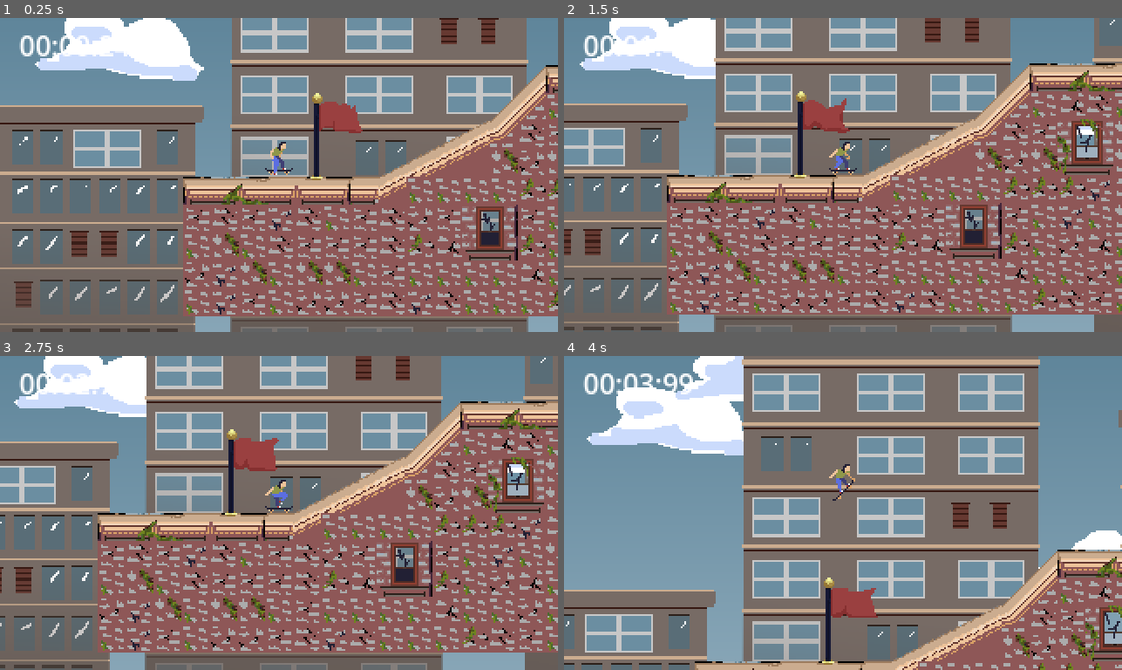
Above: before the commit, frames 1-4 (two rows, left to right).
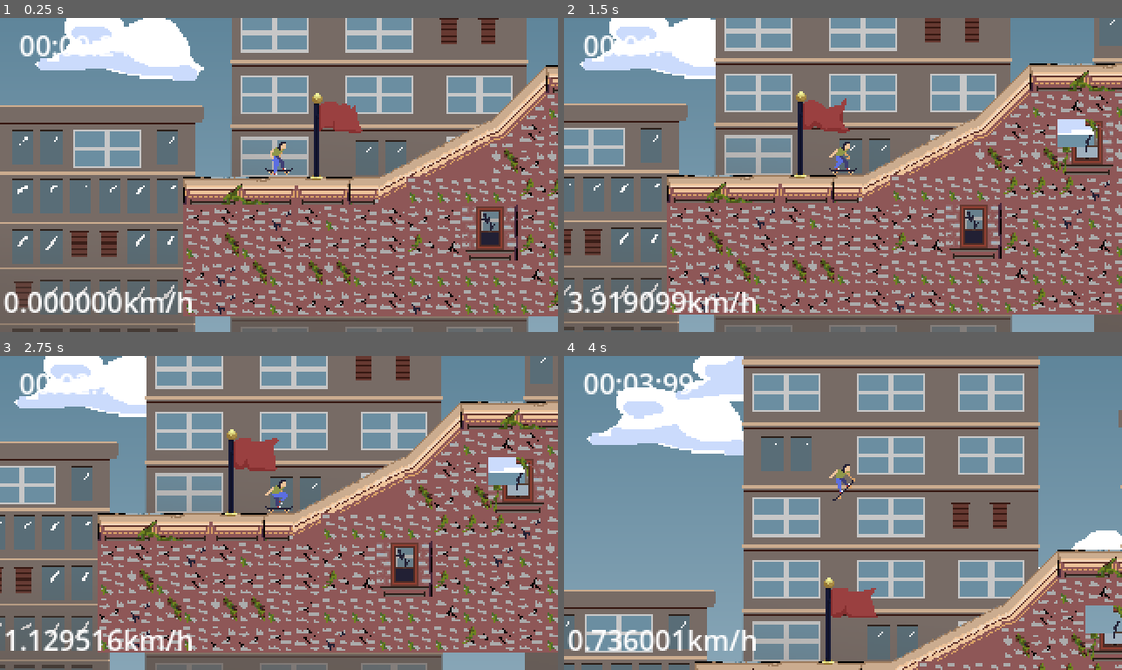
Above: after the commit, the same moments.

Repository: Minipeps/SpeedJam-8
Game: Godot game, scene res://2D/Level.tscn
Same seed, same stepped clock (60 frames per second), same inputs: the game is played once before the commit and once after it. This scene is started directly instead of the project's main scene.
Inputs (mouse positions are in pixels of both pictures, inside the frame that each line leads up to):
- Up to frame 1 (0.25 s): no input
- Up to frame 2 (1.5 s): tap Enter (ui_accept) at 0.5, 0.77 s; move the mouse to (965, 159) at 0.52 s; hold Right (player_move_right) 0.53-1.28 s; tap C (display_end_screen_lose) at 0.6 s; move the mouse to (731, 190) at 1.27 s; hold Down (player_move_down) from 1.28 s (still down); tap X (display_end_screen_win) at 1.35 s
- Up to frame 3 (2.75 s): tap Enter (ui_accept) at 1.52 s; move the mouse to (334, 443) at 2.02 s; release Down (player_move_down) at 2.03 s; hold Right (player_move_right) from 2.03 s (still down); tap C (display_end_screen_lose) at 2.1 s
- Up to frame 4 (4 s): move the mouse to (815, 575) at 2.77 s; release Right (player_move_right) at 2.78 s; hold Up (player_move_up) 2.78-3.53 s; tap X (display_end_screen_win) at 2.85 s; tap Enter (ui_accept) at 3.02, 3.77 s; move the mouse to (1010, 560) at 3.52 s; hold Left (player_move_left) from 3.53 s (still down); tap C (display_end_screen_lose) at 3.6 s

The runs differ from the first frame. In frame 1, 1.2% of the frame differs, in the area x 0-35%, y 87-94%; in frame 2, 1.5%, in the area x 0-94%, y 32-94%; in frame 3, 1.4%; in frame 4, 1.5%.

Commit message:
Add speed count

Diff:
--- a/2D/Level.gd
+++ b/2D/Level.gd
@@ -9,6 +9,7 @@
 
 # Called every frame. 'delta' is the elapsed time since the previous frame.
 func _process(delta: float) -> void:
+	update_speedCounter()
 	pass
 
 func _input(event):
@@ -25,3 +26,6 @@
 		$Player2d.position = LAST_CHECKPOINT.position
 		$Player2d.reset_player()
 		LAST_CHECKPOINT = null
+
+func update_speedCounter():
+	$CanvasLayer/SpeedCounter.SPEED_TO_DISPLAY = $Player2d.velocity.x
--- a/2D/Level.tscn
+++ b/2D/Level.tscn
@@ -6,6 +6,7 @@
 [ext_resource type="PackedScene" uid="uid://d1dl5o2l103yq" path="res://Timer/Timer.tscn" id="4_a7a37"]
 [ext_resource type="PackedScene" uid="uid://b7qnyrfh2v8ve" path="res://Checkpoint/checkpoint.tscn" id="5_bubwb"]
 [ext_resource type="PackedScene" uid="uid://hhg3splfg7rx" path="res://Parallax/Parallax.tscn" id="6_je5dk"]
+[ext_resource type="PackedScene" uid="uid://cti5csv2gixaj" path="res://Timer/speed_counter.tscn" id="6_sqcud"]
 
 [sub_resource type="CanvasItemMaterial" id="CanvasItemMaterial_vog4m"]
 
@@ -138,7 +139,7 @@
 material = SubResource("CanvasItemMaterial_vog4m")
 tile_set = SubResource("TileSet_hi0xq")
 format = 2
-layer_0/tile_data = PackedInt32Array(1179648, 0, 0, 1179649, …(4697 unchanged characters)…  1048595, 65536, 1, 1114131, 65536, 2, 1048590, 131072, 1, 1114126, 131072, 2, 1048591, 196608, 1, 1 …(7708 unchanged characters)…
+layer_0/tile_data = PackedInt32Array(1179648, 0, 0, 1179649, …(4697 unchanged characters)…  1048595, 65536, 1, 1114131, 65536, 2, 1114126, 131072, 2, 1048591, 196608, 1, 1 …(7708 unchanged characters)…
 
 [node name="CollisionPolygon2D" type="CollisionPolygon2D" parent="StaticBody2D"]
 polygon = PackedVector2Array(0, 288, 112, 289, 177, 256, 207, 224, 344, 225, 433, 224, 433, 234, 514, 272, 624, 272, 653, 288, 626, 367, 0, 368)
@@ -157,5 +158,11 @@
 offset_right = -5.0
 offset_bottom = -12.0
 
+[node name="SpeedCounter" parent="CanvasLayer" instance=ExtResource("6_sqcud")]
+offset_left = 2.0
+offset_top = 151.0
+offset_right = -236.0
+offset_bottom = 11.0
+
 [node name="Checkpoint" parent="." instance=ExtResource("5_bubwb")]
 position = Vector2(88, 265)
--- /dev/null
+++ b/2D/speed_counter.gd
@@ -0,0 +1,11 @@
+extends Timer
+
+
+# Called when the node enters the scene tree for the first time.
+func _ready() -> void:
+	pass # Replace with function body.
+
+
+# Called every frame. 'delta' is the elapsed time since the previous frame.
+func _process(delta: float) -> void:
+	pass
--- /dev/null
+++ b/Timer/speed_counter.gd
@@ -0,0 +1,13 @@
+extends Control
+
+var SPEED_TO_DISPLAY : float = 0.0
+
+# Called when the node enters the scene tree for the first time.
+func _ready() -> void:
+	pass # Replace with function body.
+
+
+# Called every frame. 'delta' is the elapsed time since the previous frame.
+func _process(delta: float) -> void:
+	$Label.text = "%02fkm/h" % [absf(SPEED_TO_DISPLAY)/20]
+	pass
--- /dev/null
+++ b/Timer/speed_counter.tscn
@@ -0,0 +1,17 @@
+[gd_scene load_steps=2 format=3 uid="uid://cti5csv2gixaj"]
+
+[ext_resource type="Script" path="res://Timer/speed_counter.gd" id="1_npu5l"]
+
+[node name="SpeedCounter" type="Control"]
+layout_mode = 3
+anchors_preset = 15
+anchor_right = 1.0
+anchor_bottom = 1.0
+grow_horizontal = 2
+grow_vertical = 2
+script = ExtResource("1_npu5l")
+
+[node name="Label" type="Label" parent="."]
+layout_mode = 0
+offset_right = 40.0
+offset_bottom = 23.0
Not shown: 1 places in 2D/Level.tscn that only renumber resources
